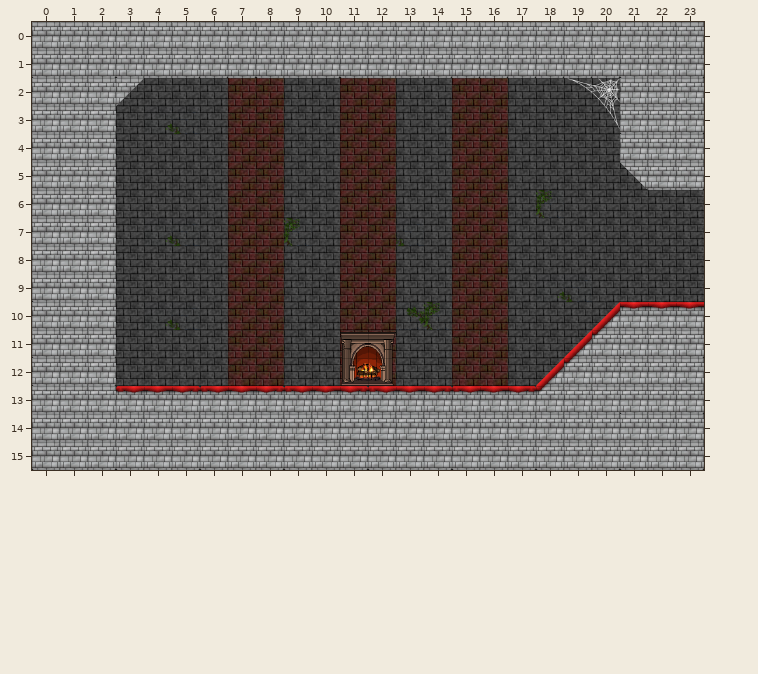
Level history. Tiled map: android/assets/Maps/Map1.tmx. Above is the file before it was changed.
Cells are 64x64 px. Shown: x 0..23, y 0..15.
The same view after the edit:
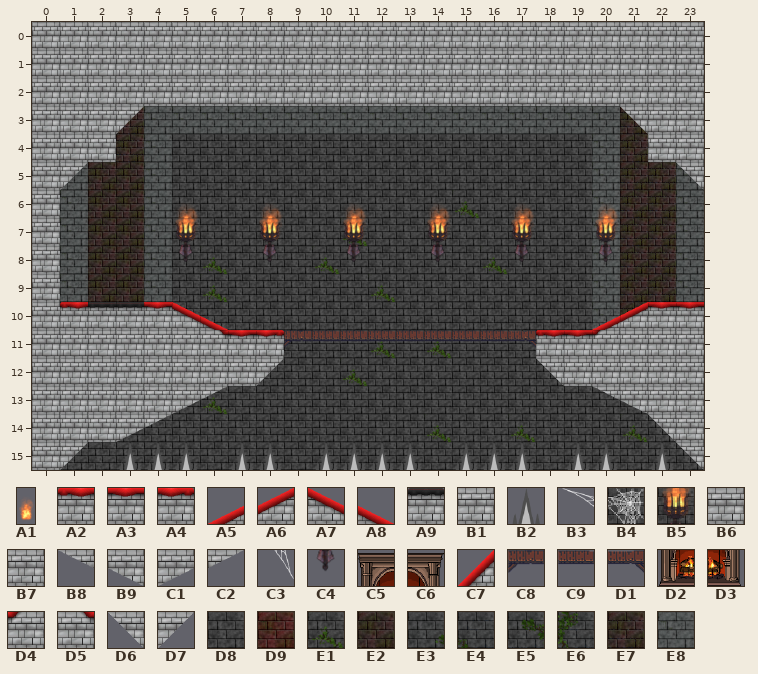
Key: from "Fire": A1 0; from "castle": A2 16, A3 17, A4 18, A5 19, A6 20, A7 21, A8 22, A9 23, B1 32, B2 41, B3 42, B4 43, B5 44, B6 48, B7 50, B8 51, B9 52, C1 53, C2 54, C3 59, C4 60, C5 64, C6 65, C7 68, C8 75, C9 76, D1 77, D2 80, D3 81, D4 84, D5 85, D6 100, D7 101; from "walls-128x128_2": D8 0, D9 3, E1 8, E2 25, E3 40, E4 41, E5 48, E6 49, E7 56, E8 62.
__ is an empty cell, ## one hidden under a higher layer.
Tiles replaced or removed in this view: A2, A3, A4, B1, B3, B4, B6, B7, C3, C5, C6, C7, D2, D3, D4, D6, D7, D8, D9, E3, E4, E5, E6.
Tiles of an added or newly shown layer are drawn over the layers below it.
See-through tiles are keyed as they look on the map.
Diff:
Changed rows in their new state; .. is an unchanged cell.
Layer "background":
first column x 1:
 2 .. .. .. .. .. .. ## ## .. .. ## ## .. .. ## ## .. .. .. .. .. .. ..
 3 .. .. E7 E8 E8 E8 E8 E8 E8 E8 E8 E8 E8 E8 E8 E8 E8 E8 E8 E8 E7 .. ..
 4 .. .. E7 E8 .. .. D8 D8 .. .. D8 D8 .. .. D8 D8 .. .. .. E8 E7 .. ..
 5 E8 E2 E2 E8 .. .. D8 D8 .. .. D8 D8 .. .. D8 D8 .. .. .. E8 E7 E7 E8
 6 E8 E2 E2 E8 .. .. D8 D8 .. .. D8 D8 .. .. E1 D8 .. D8 .. E8 E7 E7 E8
 7 E8 E2 E2 E8 D8 .. D8 D8 D8 .. E1 D8 D8 .. D8 D8 .. .. .. E8 E7 E7 E8
 8 E8 E2 E2 E8 .. E1 D8 D8 .. E1 D8 D8 .. .. D8 E1 .. .. .. E8 E7 E7 E8
 9 E8 E2 E2 E8 .. E1 D8 D8 .. .. D8 E1 .. .. D8 D8 .. D8 D8 E8 E7 E7 E8
10 .. .. .. ## D8 .. D8 D8 .. .. D8 D8 D8 D8 D8 D8 .. .. .. E8 E7 .. ..
11 .. .. .. .. .. .. ## D8 .. .. D8 E1 .. E1 D8 D8 .. E1 .. .. .. .. ..
12 .. .. .. .. .. .. ## D8 .. .. E1 D8 .. .. D8 D8 .. .. .. .. .. .. ..
13 .. .. .. .. .. E1 .. .. .. .. .. .. .. .. .. .. .. .. .. .. .. .. ..
14 .. .. .. .. .. .. .. .. .. .. .. .. .. E1 .. .. E1 .. .. .. E1 .. ..
Layer "Fire" (added):
first column x 5:
 7 A1 .. .. A1 .. .. A1 .. .. A1 .. .. A1 .. .. A1
first column x 3:
15 B2 .. .. .. .. .. .. .. .. .. .. .. B2
Layer "main":
first column x 1:
 2 .. .. B1 B1 B1 B1 B1 B1 B1 B1 B1 B1 B1 B1 B1 B1 B1 B1 B1 B1 .. .. ..
 3 .. .. D7 .. .. .. .. .. .. .. .. .. .. .. .. .. .. .. .. __ D6 .. ..
 4 .. .. .. .. .. .. .. .. .. .. .. .. .. .. .. .. .. .. .. .. __ .. ..
 5 D7 __ .. .. .. .. .. .. .. .. .. .. .. .. .. .. .. .. .. .. __ __ D6
 6 __ __ .. .. .. .. .. .. .. .. .. .. .. .. .. .. .. .. .. .. .. .. ..
 7 __ __ .. .. B5 .. .. B5 .. .. B5 .. .. B5 .. .. B5 .. .. B5 .. .. ..
 8 __ __ .. .. C4 .. .. C4 .. .. C4 .. .. C4 .. .. C4 .. .. C4 .. .. ..
 9 __ __ .. .. .. .. .. .. .. .. .. .. .. .. .. .. .. .. .. .. .. .. ..
10 A2 A9 A9 A3 A7 A8 .. .. .. .. .. .. .. .. .. .. .. .. .. A5 A6 .. ..
11 .. .. B1 B1 B1 D5 A3 A4 C8 C9 C9 C9 C9 C9 C9 C9 D1 A2 A3 .. .. .. ..
12 .. .. B1 B1 B1 B1 B1 D7 .. .. __ __ .. .. .. .. .. D6 B1 .. .. .. ..
13 .. .. B1 B1 C1 C2 __ __ __ __ __ __ __ __ __ __ __ __ __ B8 B9 .. ..
14 .. .. C1 C2 __ __ __ __ __ __ __ __ __ __ __ __ __ __ __ __ __ D6 ..
15 D7 __ __ B2 B2 __ B2 B2 __ B2 B2 B2 B2 __ __ B2 B2 __ B2 B2 __ B2 D6
